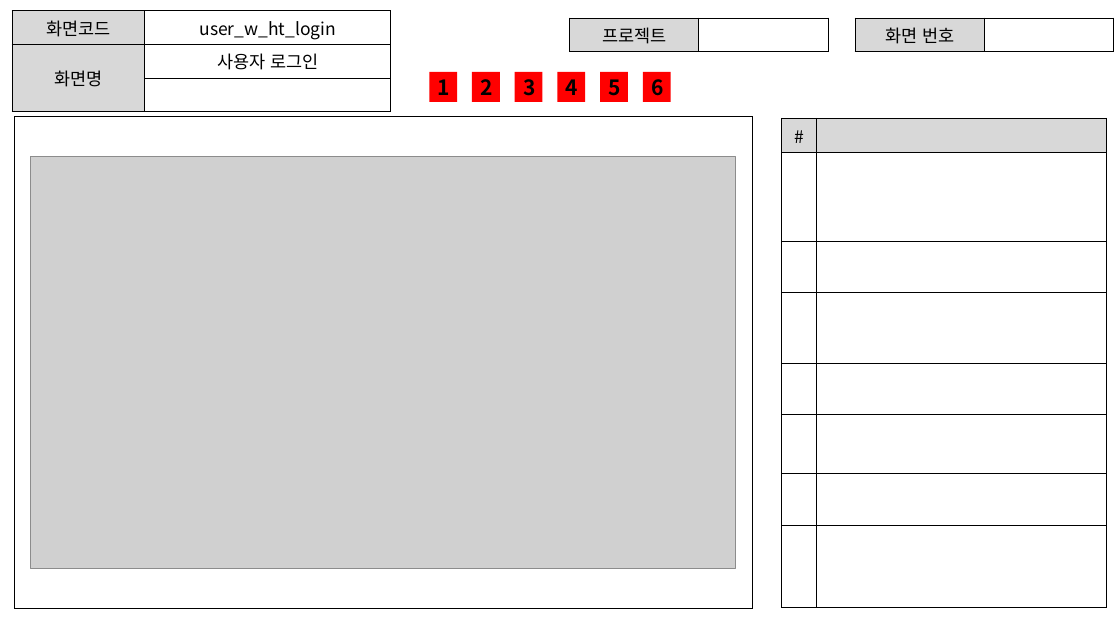
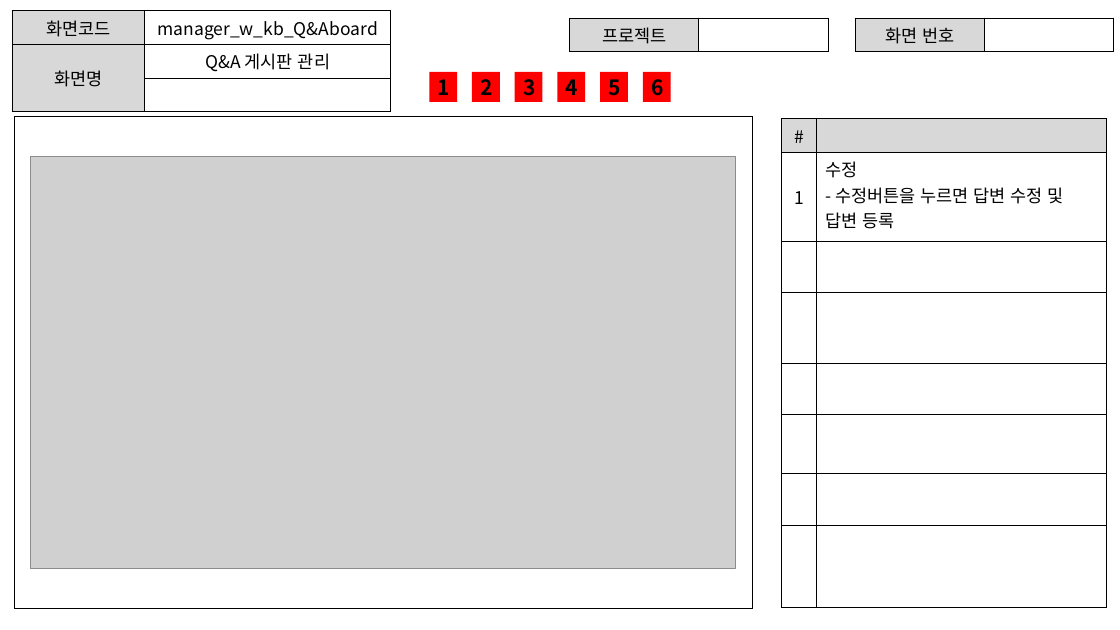
Before and after one commit to ezenteam2/EzenCrowdFunding, a slide deck: slide 15 of project03 화면설계서/project03 - 화면 설계서 - 기범.pptx (slide 10 before the commit). Drawn at 1120x630 pixels with LibreOffice and Linux fonts; fonts in the diff are those of the drawing; grey boxes stand for pictures. Boxes give left, top, right and bottom in pixels: in the first picture for what was removed or moved away, otherwise in the second. Text is boxed around its words. In the diff, an @@ line names an element or a change of style, - is before the commit and + after.

```diff
--- a/project03 화면설계서/project03 - 화면 설계서 - 기범.pptx
+++ b/project03 화면설계서/project03 - 화면 설계서 - 기범.pptx
@@ table at [12,11,391,99] @@
-row 1, column 2: user_w_ht_login
+row 1, column 2: manager_w_kb_Q&Aboard
-row 2, column 2: 사용자 로그인
+row 2, column 2: Q&A 게시판 관리
@@ table at [782,118,1107,607] @@
+row 2: 1 | 수정 / - 수정버튼을 누르면 답변 수정 및 답변 등록
-row 8:  | 
```
Also in this commit, not shown: 7 other slides changed, 12 slides added, 8 other files.
